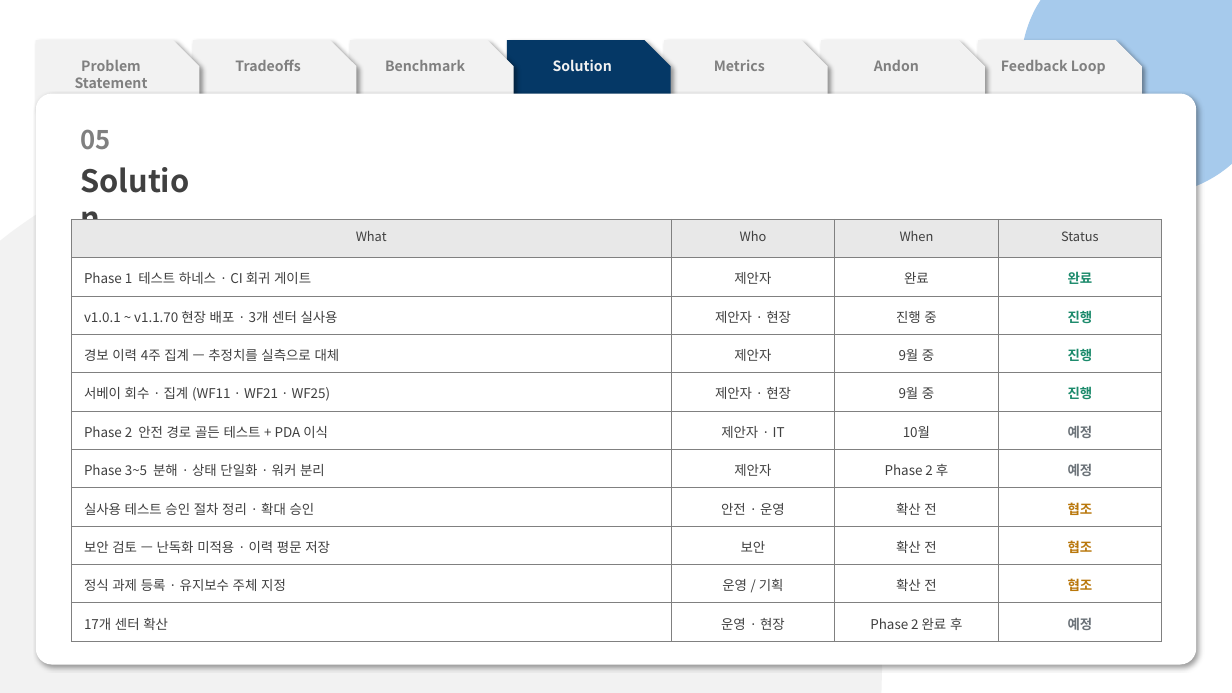
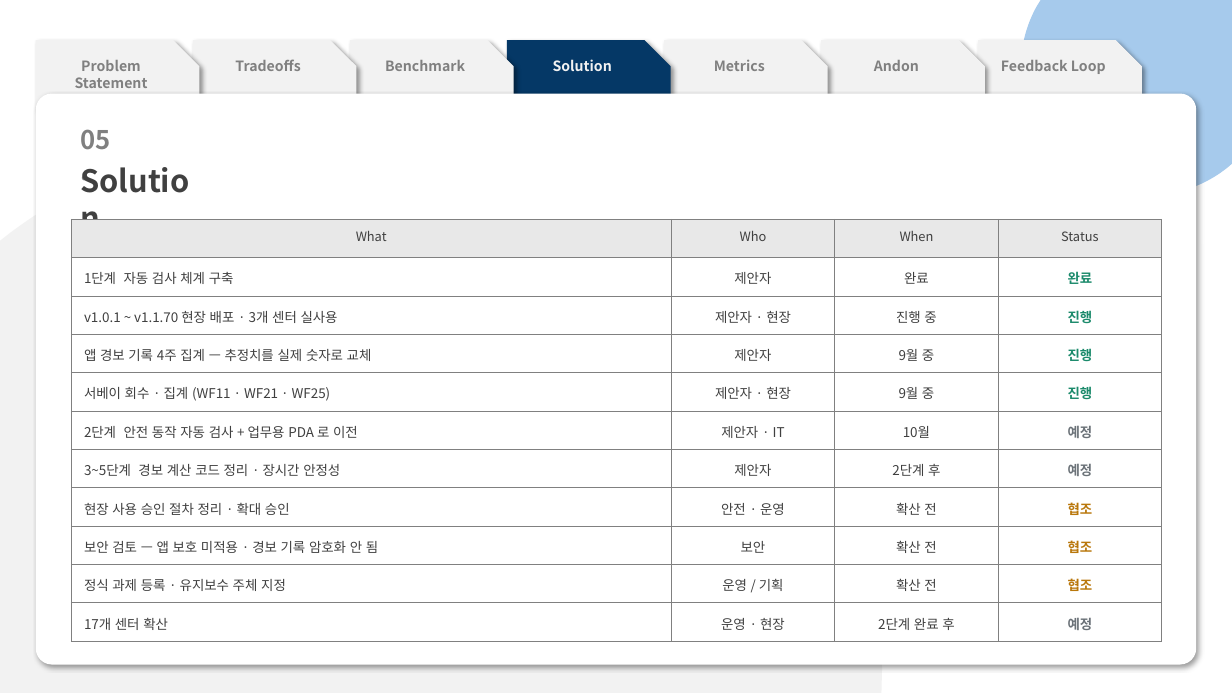
Before and after one commit to pslymzero-cyber/SafeAlert, a slide deck: slide 10 of docs/presentation/contest/SafeAlert_CouSolve_Contest.pptx. Drawn at 1232x693 pixels with LibreOffice and Linux fonts; fonts in the diff are those of the drawing. Boxes give left, top, right and bottom in pixels: in the first picture for what was removed or moved away, otherwise in the second. Text is boxed around its words. In the diff, an @@ line names an element or a change of style, - is before the commit and + after.

```diff
--- a/docs/presentation/contest/SafeAlert_CouSolve_Contest.pptx
+++ b/docs/presentation/contest/SafeAlert_CouSolve_Contest.pptx
@@ table at (x1=71, y1=219, x2=1162, y2=641) @@
-row 2, column 1: Phase 1 테스트 하네스 · CI 회귀 게이트
+row 2, column 1: 1단계 자동 검사 체계 구축
-row 4, column 1: 경보 이력 4주 집계 — 추정치를 실측으로 대체
+row 4, column 1: 앱 경보 기록 4주 집계 — 추정치를 실제 숫자로 교체
-row 6, column 1: Phase 2 안전 경로 골든 테스트 + PDA 이식
+row 6, column 1: 2단계 안전 동작 자동 검사 + 업무용 PDA 로 이전
-row 7, column 1: Phase 3~5 분해 · 상태 단일화 · 워커 분리
+row 7, column 1: 3~5단계 경보 계산 코드 정리 · 장시간 안정성
-row 7, column 3: Phase 2 후
+row 7, column 3: 2단계 후
-row 8, column 1: 실사용 테스트 승인 절차 정리 · 확대 승인
+row 8, column 1: 현장 사용 승인 절차 정리 · 확대 승인
-row 9, column 1: 보안 검토 — 난독화 미적용 · 이력 평문 저장
+row 9, column 1: 보안 검토 — 앱 보호 미적용 · 경보 기록 암호화 안 됨
-row 11, column 3: Phase 2 완료 후
+row 11, column 3: 2단계 완료 후
```
Also in this commit, not shown: 13 other slides changed, 2 other files.
